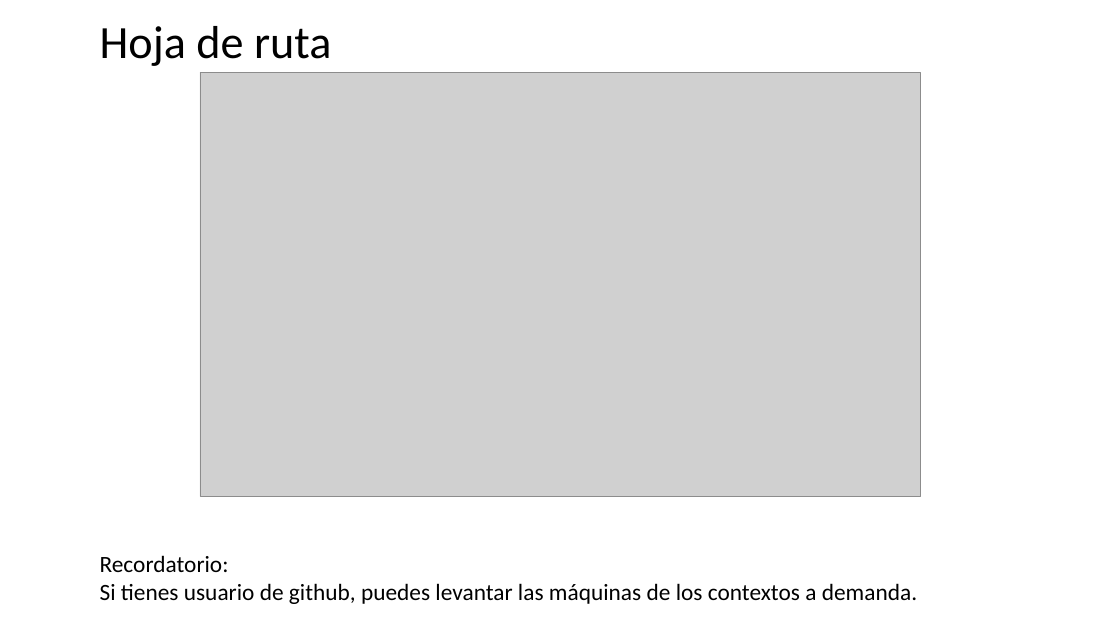
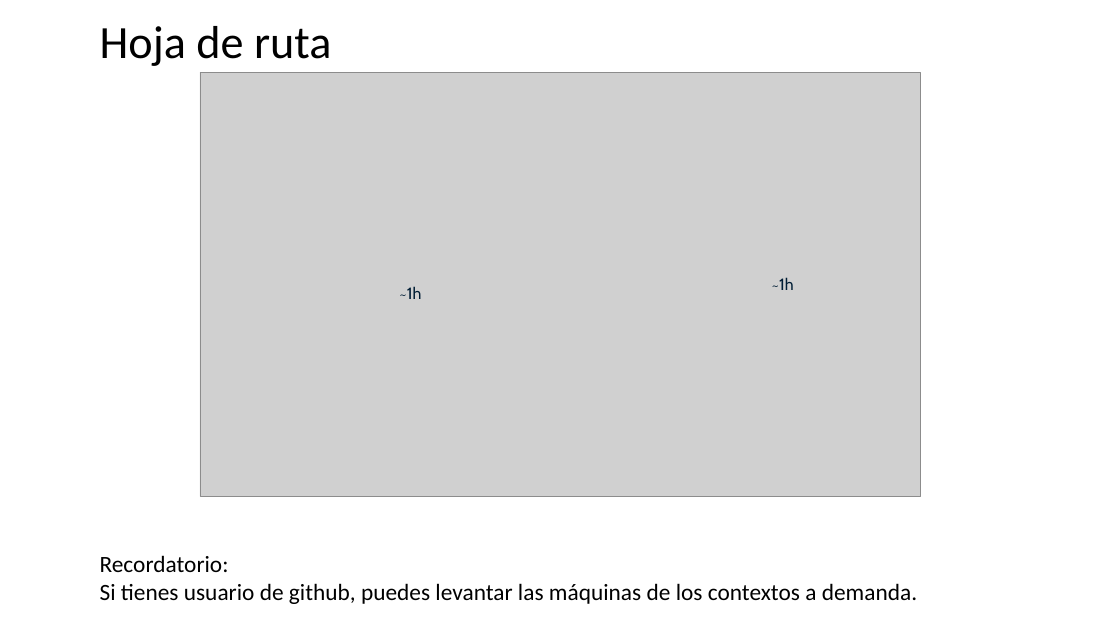
Before and after one commit to jpaniorte/docker25, a slide deck: slide 9 of ppt/3_Dockerfile.pptx. Drawn at 1120x630 pixels with LibreOffice and Linux fonts; fonts in the diff are those of the drawing; grey boxes stand for pictures. Boxes give left, top, right and bottom in pixels: in the first picture for what was removed or moved away, otherwise in the second. Text is boxed around its words. In the diff, an @@ line names an element or a change of style, - is before the commit and + after.

```diff
--- a/ppt/3_Dockerfile.pptx
+++ b/ppt/3_Dockerfile.pptx
@@ text added at (399, 286, 421, 299), 14 pt, text #001D35 @@
+~1h
@@ text added at (772, 277, 794, 290), 14 pt, text #001D35 @@
+~1h
```
Also in this commit, not shown: 6 other slides changed, 5 slides added, 3 slides removed, 1 other file.
